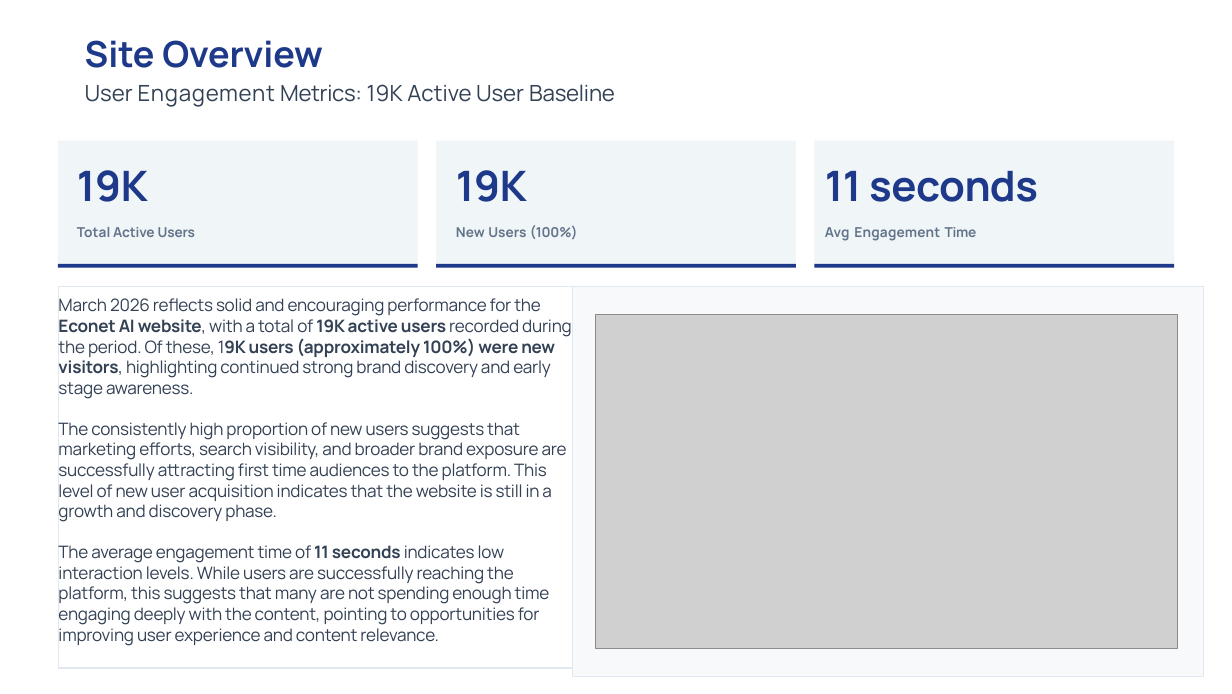
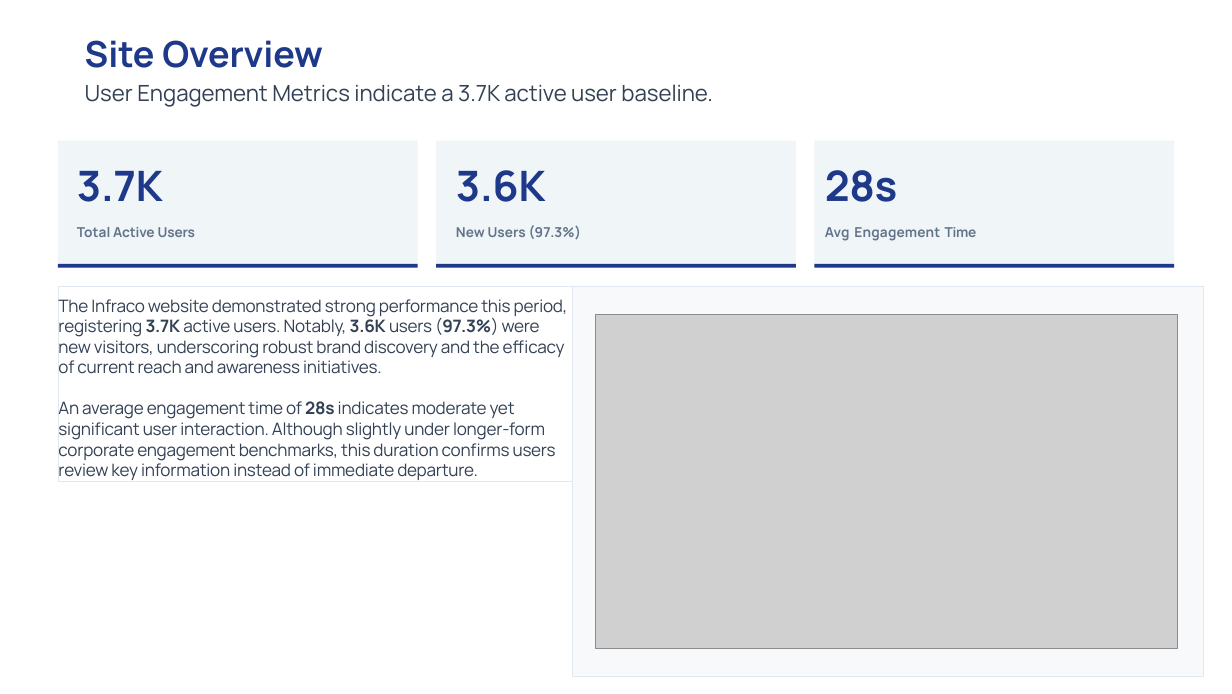
Before and after one commit to Rakinzi/reports, a slide deck: slide 4 of src/reports/report-templates/new/Econet Infraco March Website Report.pptx (slide 3 before the commit). Drawn at 1232x694 pixels with LibreOffice and Linux fonts; fonts in the diff are those of the drawing; grey boxes stand for pictures. Boxes give left, top, right and bottom in pixels: in the first picture for what was removed or moved away, otherwise in the second. Text is boxed around its words. In the diff, an @@ line names an element or a change of style, - is before the commit and + after.

```diff
--- a/src/reports/report-templates/new/Econet Infraco March Website Report.pptx
+++ b/src/reports/report-templates/new/Econet Infraco March Website Report.pptx
@@ title at (x1=85, y1=84, x2=713, y2=107): text changed @@
-User Engagement Metrics: 19K Active User Baseline
+User Engagement Metrics indicate a 3.7K active user baseline.
@@ text at (x1=77, y1=171, x2=163, y2=202): text changed @@
-19K
+3.7K
@@ text at (x1=456, y1=170, x2=582, y2=240): text changed @@
-19K
-New Users (100%)
+3.6K
+New Users (97.3%)
@@ text at (x1=825, y1=170, x2=897, y2=202): text changed @@
-11 seconds
+28s
@@ text in rectangle at (x1=58, y1=299, x2=568, y2=480): text changed @@
-March 2026 reflects solid and encouraging performance for the Econet AI website, with a total of 19K active users recorded during the period. Of these, 19K users (approximately 100%) were new visitors, highlighting continued strong brand discovery and early stage awareness.
-The consistently high proportion of new users suggests that marketing efforts, search visibility, and broader brand exposure are successfully attracting first time audiences to the platform. This level of new user acquisition indicates that the website is still in a growth and discovery phase.
-The average engagement time of 11 seconds indicates low interaction levels. While users are successfully reaching the platform, this suggests that many are not spending enough time engaging deeply with the content, pointing to opportunities for improving user experience and content relevance.
+The Infraco website demonstrated strong performance this period, registering 3.7K active users. Notably, 3.6K users (97.3%) were new visitors, underscoring robust brand discovery and the efficacy of current reach and awareness initiatives.
+An average engagement time of 28s indicates moderate yet significant user interaction. Although slightly under longer-form corporate engagement benchmarks, this duration confirms users review key information instead of immediate departure.
@@ rectangle "The Infraco website demonstrated strong ..." resized from (x1=58, y1=287, x2=572, y2=669) to (x1=58, y1=287, x2=572, y2=482) @@
```
Also in this commit, not shown: 6 other slides changed, 5 slides added, 2 other files.
